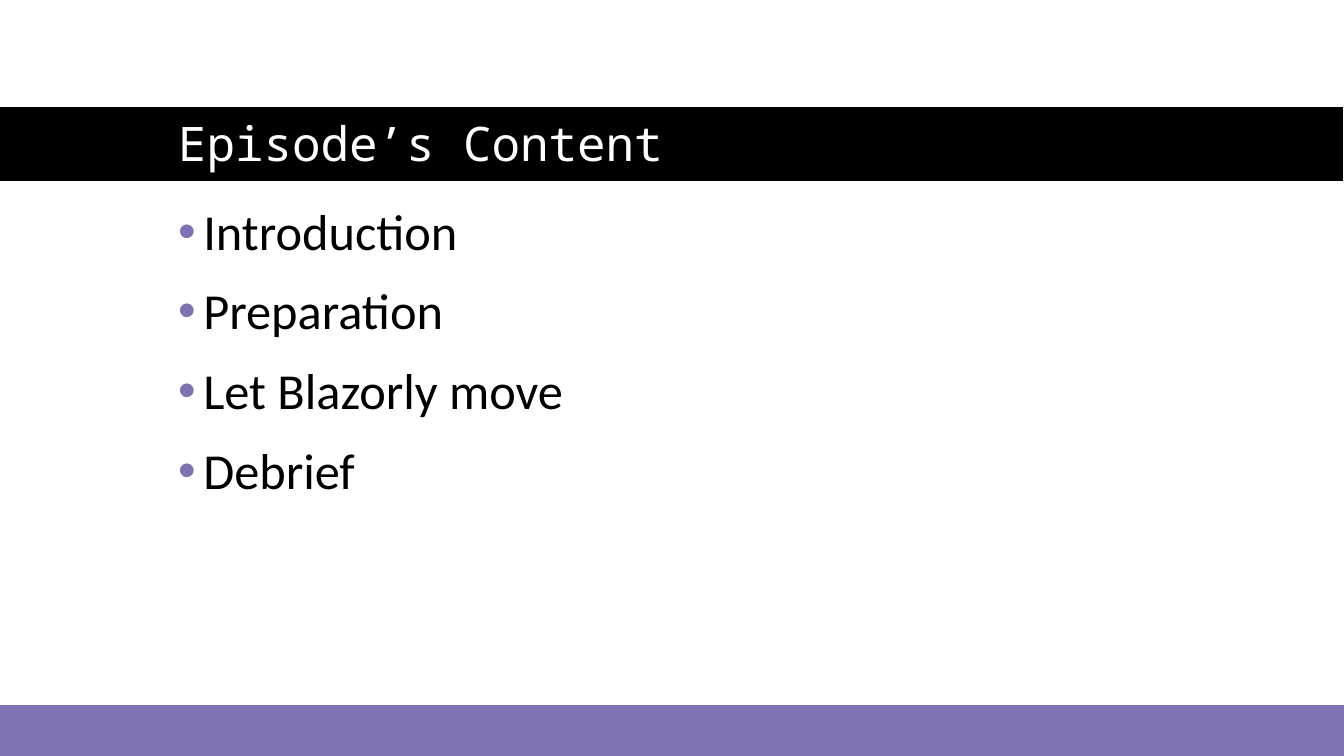
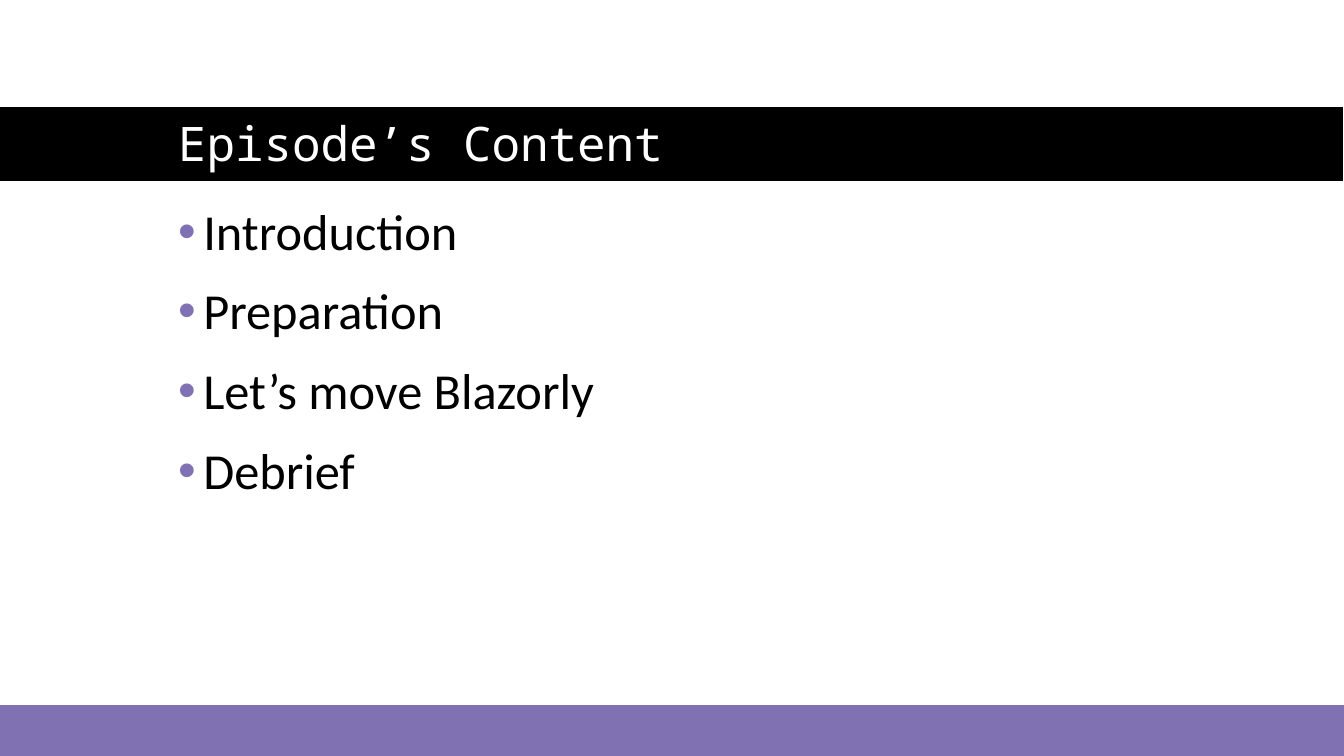
Before and after one commit to just-the-benno/BlazQ, a slide deck: slide 3 of episode1/media/slides-episode-1.pptx. Drawn at 1344x756 pixels with LibreOffice and Linux fonts; fonts in the diff are those of the drawing; background and template pictures are left out. Boxes give left, top, right and bottom in pixels: in the first picture for what was removed or moved away, otherwise in the second. Text is boxed around its words. In the diff, an @@ line names an element or a change of style, - is before the commit and + after.

Commit message:
correct spelling in slides ep01

```diff
--- a/episode1/media/slides-episode-1.pptx
+++ b/episode1/media/slides-episode-1.pptx
@@ text at (x1=203, y1=373, x2=594, y2=417): text changed @@
-• Let Blazorly move
+• Let’s move Blazorly
```
Also in this commit, not shown: 19 other slides changed, 2 other files.
